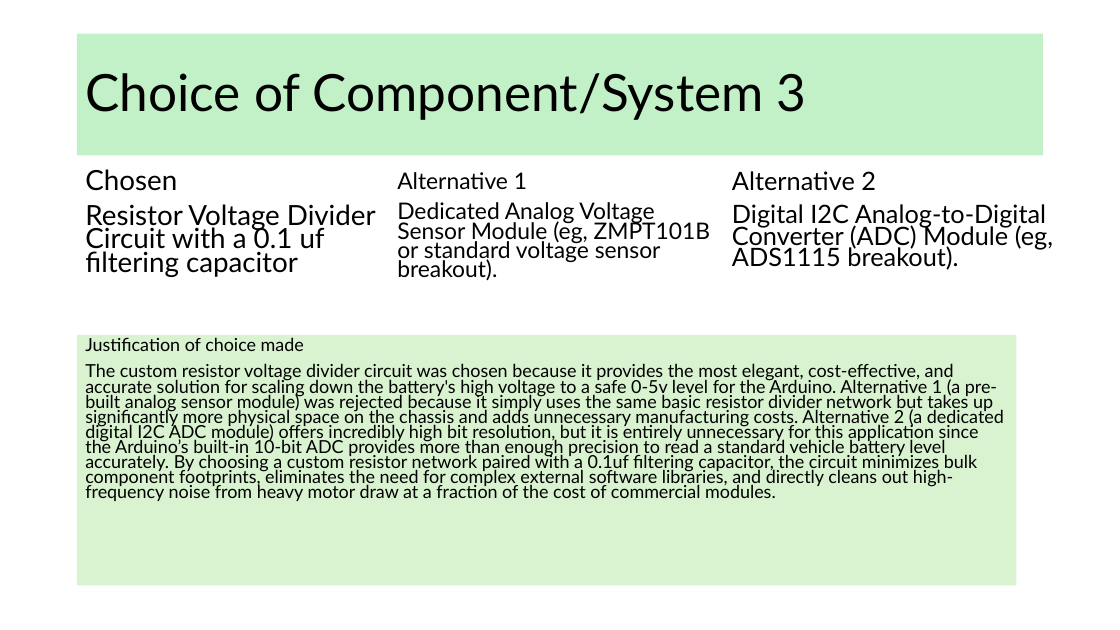
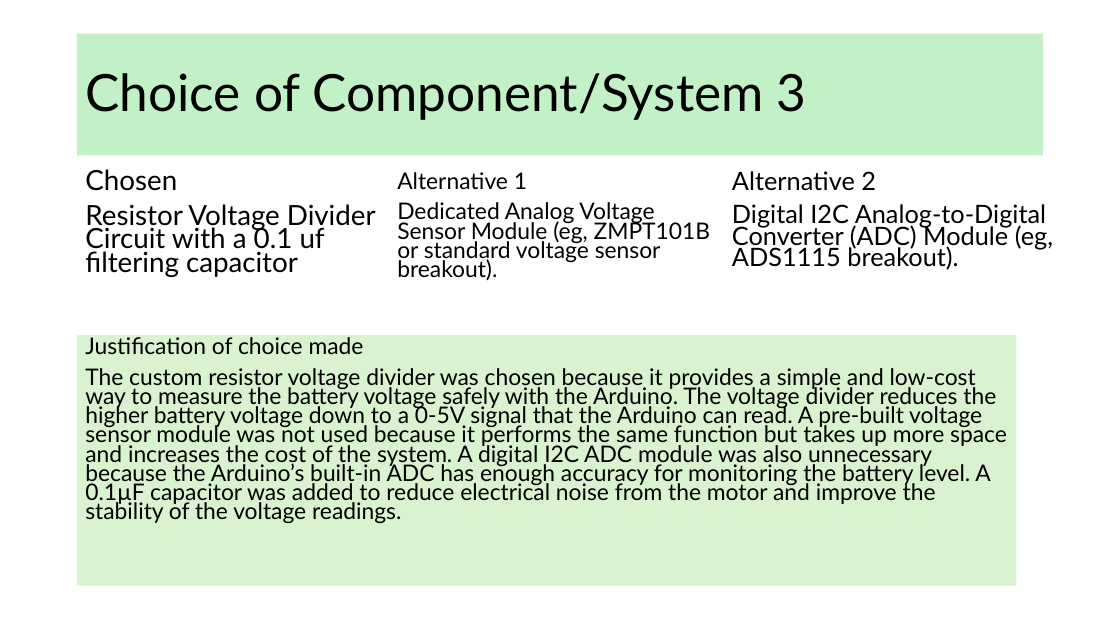
Before and after one commit to Heinrich70/Heinrich-13-Di-70cc-hybrid-pitbike, a slide deck: slide 17 of AS91904 Electronics Heinrich Venter.pptx (slide 16 before the commit). Drawn at 1120x630 pixels with LibreOffice and Linux fonts; fonts in the diff are those of the drawing. Boxes give left, top, right and bottom in pixels: in the first picture for what was removed or moved away, otherwise in the second. Text is boxed around its words. In the diff, an @@ line names an element or a change of style, - is before the commit and + after.

```diff
--- a/AS91904 Electronics Heinrich Venter.pptx
+++ b/AS91904 Electronics Heinrich Venter.pptx
@@ text in rectangle at (85, 334, 364, 354): size 15.4 to 19.6 pt in "Justification of choice made" @@
@@ text in rectangle at (85, 368, 1007, 523): text changed; size 15.4 to 19.6 pt @@
-The custom resistor voltage divider circuit was chosen because it provides the most elegant, cost-effective, and accurate solution for scaling down the battery's high voltage to a safe 0-5v level for the Arduino. Alternative 1 (a pre-built analog sensor module) was rejected because it simply uses the same basic resistor divider network but takes up significantly more physical space on the chassis and adds unnecessary manufacturing costs. Alternative 2 (a dedicated digital I2C ADC module) offers incredibly high bit resolution, but it is entirely unnecessary for this application since the Arduino’s built-in 10-bit ADC provides more than enough precision to read a standard vehicle battery level accurately. By choosing a custom resistor network paired with a 0.1uf filtering capacitor, the circuit minimizes bulk component footprints, eliminates the need for complex external software libraries, and directly cleans out high-frequency noise from heavy motor draw at a fraction of the cost of commercial modules.
+The custom resistor voltage divider was chosen because it provides a simple and low-cost way to measure the battery voltage safely with the Arduino. The voltage divider reduces the higher battery voltage down to a 0-5V signal that the Arduino can read. A pre-built voltage sensor module was not used because it performs the same function but takes up more space and increases the cost of the system. A digital I2C ADC module was also unnecessary because the Arduino’s built-in ADC has enough accuracy for monitoring the battery level. A 0.1µF capacitor was added to reduce electrical noise from the motor and improve the stability of the voltage readings.
```
Also in this commit, not shown: 12 other slides changed, 1 slide added, 1 other file.
